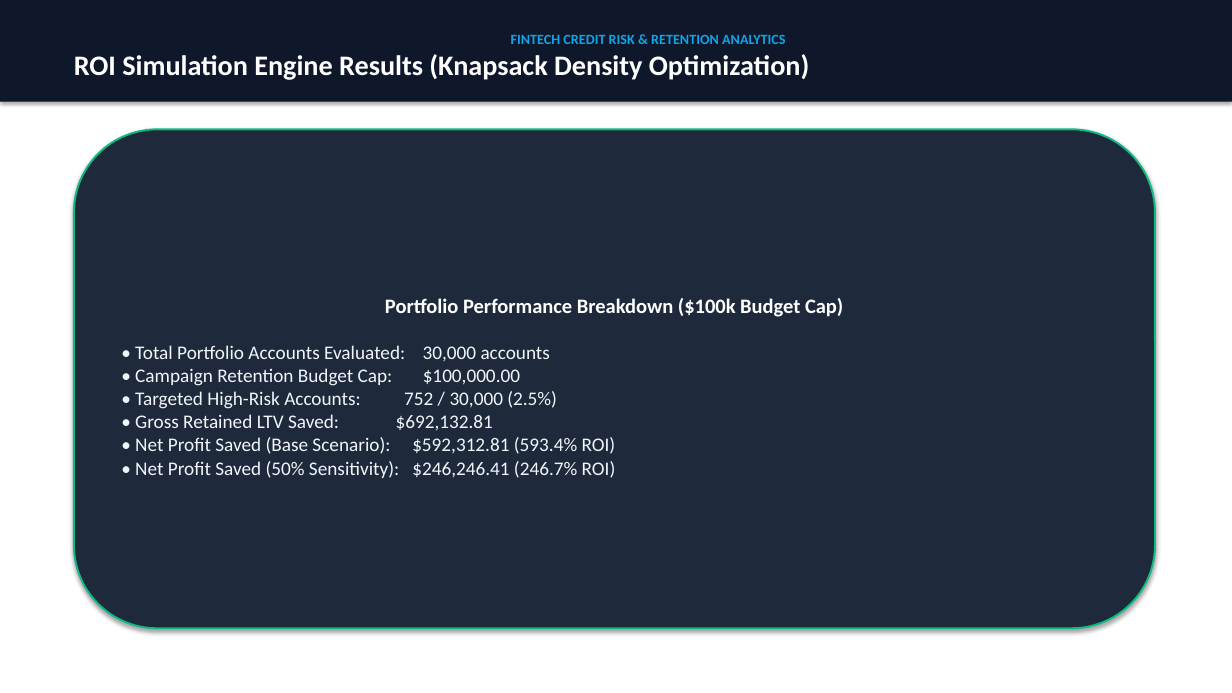
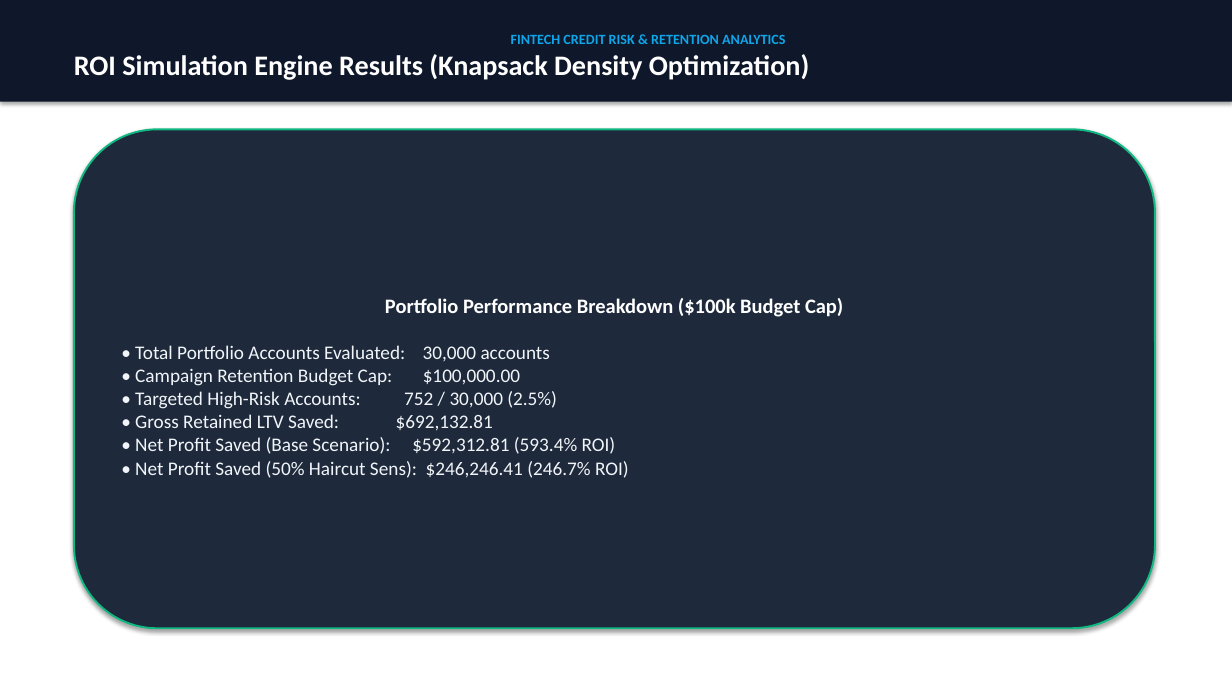
Before and after one commit to PriyankaHichkad/Fintech-Customer-Churn-Analytics, a slide deck: slide 6 of exports/FinTech_Churn_Retention_Strategy.pptx. Drawn at 1232x693 pixels with LibreOffice and Linux fonts; fonts in the diff are those of the drawing. Boxes give left, top, right and bottom in pixels: in the first picture for what was removed or moved away, otherwise in the second. Text is boxed around its words. In the diff, an @@ line names an element or a change of style, - is before the commit and + after.

```diff
--- a/exports/FinTech_Churn_Retention_Strategy.pptx
+++ b/exports/FinTech_Churn_Retention_Strategy.pptx
@@ text in rounded rectangle at (135,345,629,478): text changed @@
-• Total Portfolio Accounts Evaluated: 30,000 accounts
-• Campaign Retention Budget Cap: $100,000.00
-• Targeted High-Risk Accounts: 752 / 30,000 (2.5%)
-• Gross Retained LTV Saved: $692,132.81
-• Net Profit Saved (Base Scenario): $592,312.81 (593.4% ROI)
-• Net Profit Saved (50% Sensitivity): $246,246.41 (246.7% ROI)
+• Total Portfolio Accounts Evaluated: 30,000 accounts
+• Campaign Retention Budget Cap: $100,000.00
+• Targeted High-Risk Accounts: 752 / 30,000 (2.5%)
+• Gross Retained LTV Saved: $692,132.81
+• Net Profit Saved (Base Scenario): $592,312.81 (593.4% ROI)
+• Net Profit Saved (50% Haircut Sens): $246,246.41 (246.7% ROI)
```
Also in this commit, not shown: 5 other slides changed, 5 other files.
